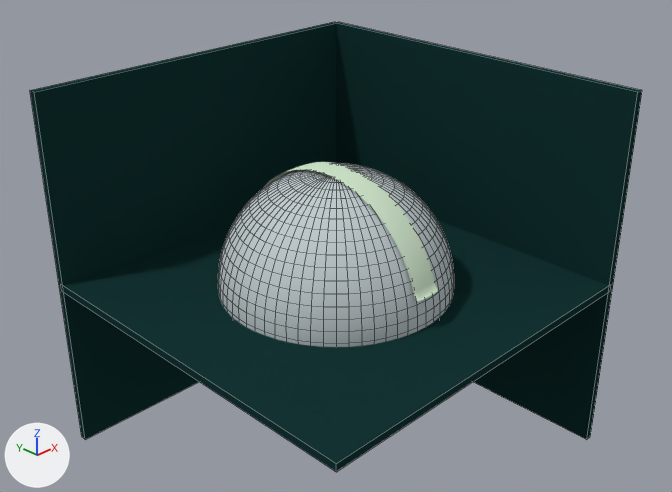
An edit to the Blender file demos/atlas/chain.blend, drawn before and after from the same camera.
One viewpoint serves both versions: a 50 mm camera at (-14.9, -14.9, 11.37) aimed at (0.32, 0.32, 0.77). The lights are fixed; the arrows at lower left show +X, +Y and +Z. Mesh edges are drawn as thin lines on the coarser meshes.

The scene before the commit, as lines of its bpy script (objects in view):
```python
me_cube = bpy.data.meshes.new('Cube')
me_cube.from_pydata(...)  # a box spanning x -1.0..1.0, y -1.0..1.0, z -1.0..1.0
me_cube.materials.append(mat_box)  # dark cyan #153534
me_cube_001 = bpy.data.meshes.new('Cube.001')
me_cube_001.from_pydata(...)  # a box spanning x -1.0..1.0, y -1.0..1.0, z -1.0..1.0
me_cube_001.materials.append(mat_box)  # dark cyan #153534
me_cube_002 = bpy.data.meshes.new('Cube.002')
me_cube_002.from_pydata(...)  # a box spanning x -1.0..1.0, y -1.0..1.0, z -1.0..1.0
me_cube_002.materials.append(mat_box)  # dark cyan #153534
me_sphere = bpy.data.meshes.new('Sphere')
me_sphere.from_pydata(...)  # 1986 vertices, 2048 faces; spans x -1.0..1.0, y -1.0..1.0, z -1.0..1.0
me_sphere.polygons.foreach_set('use_smooth', [True] * 2048)
me_sphere.materials.append(mat_shell)  # light grey #c3ced1
ob_cube = bpy.data.objects.new('Cube', me_cube)
ob_cube.location = (0.0, 0.0, -0.2)
ob_cube.scale = (5.0, 5.0, 0.1)
ob_cube_001 = bpy.data.objects.new('Cube.001', me_cube_001)
ob_cube_001.location = (0.0, 5.0, 0.0)
ob_cube_001.scale = (5.0, 0.1, 5.0)
ob_cube_002 = bpy.data.objects.new('Cube.002', me_cube_002)
ob_cube_002.location = (5.0, 0.0, 0.0)
ob_cube_002.scale = (0.1, 5.0, 5.0)
ob_sphere = bpy.data.objects.new('Sphere', me_sphere)
ob_sphere.location = (0.0, 0.0, 0.0)
ob_sphere.scale = (3.0, 3.0, 3.0)
# also in view: 'Grid' at (0.0, 0.0, 1.47)
```
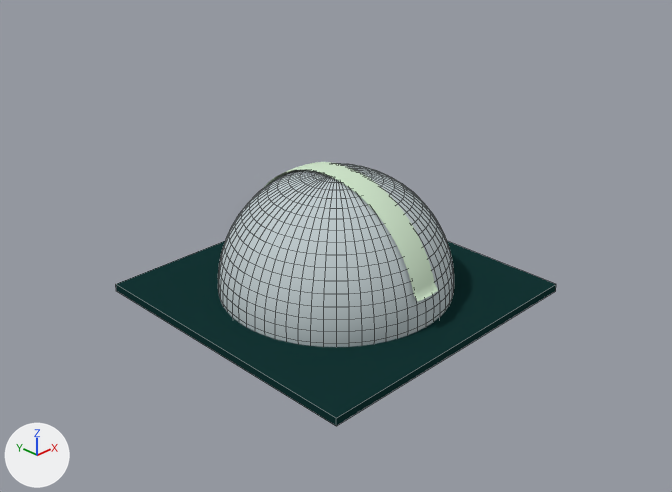
Boxes (x1, y1, x2, y2) around the edits, measured in the pictures (672 x 492 px):
```json
{"object": "Cube.002", "change": "deleted", "before": [336, 22, 642, 440]}
{"object": "Cube.001", "change": "deleted", "before": [30, 22, 336, 440]}
{"object": "Cube", "change": "rescaled", "before": [61, 220, 611, 471], "after": [116, 241, 556, 426], "on screen": "20% narrower, 26% shorter"}
```

The change, as JSON lines over the scene's bpy script:
```json
{"op": "remove", "block": "ob_cube_002", "code": ["ob_cube_002 = bpy.data.objects.new('Cube.002', me_cube_002)", "ob_cube_002.location = (5.0, 0.0, 0.0)", "ob_cube_002.scale = (0.1, 5.0, 5.0)"]}
{"op": "remove", "block": "ob_cube_001", "code": ["ob_cube_001 = bpy.data.objects.new('Cube.001', me_cube_001)", "ob_cube_001.location = (0.0, 5.0, 0.0)", "ob_cube_001.scale = (5.0, 0.1, 5.0)"]}
{"op": "set", "path": "ob_cube.scale", "old": "(5.0, 5.0, 0.1)", "new": "(4.0, 4.0, 0.1)"}
```
